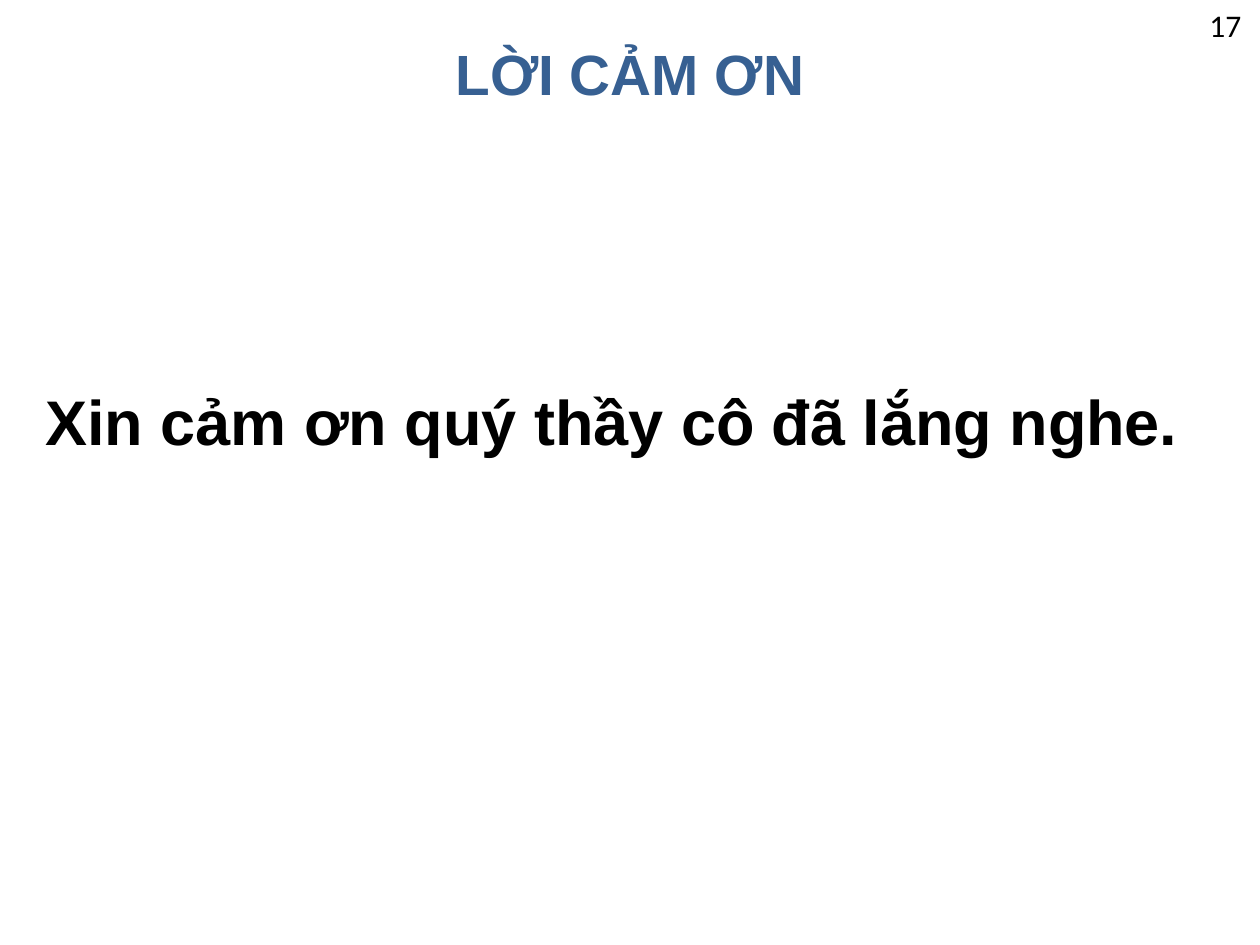
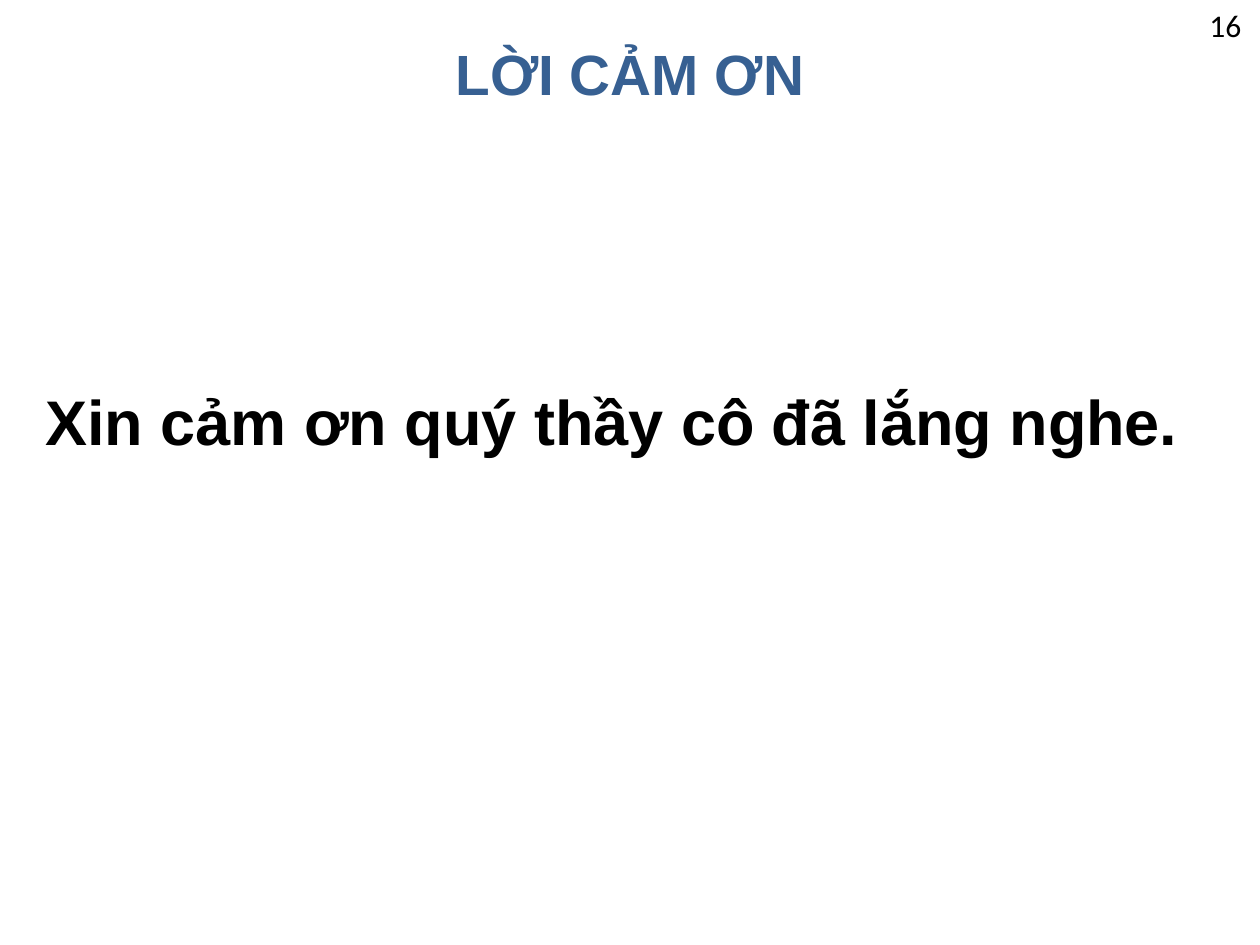
Before and after one commit to nguyentruongvu2/tn-nguyentruongvu-taohoclieu-rag, a slide deck: slide 16 of docs/PPT_RAG_Tao_tai_lieu_giang_day.pptx (slide 18 before the commit). Drawn at 1260x945 pixels with LibreOffice and Linux fonts; fonts in the diff are those of the drawing; background and template pictures are left out. Boxes give left, top, right and bottom in pixels: in the first picture for what was removed or moved away, otherwise in the second. Text is boxed around its words. In the diff, an @@ line names an element or a change of style, - is before the commit and + after.

```diff
--- a/docs/PPT_RAG_Tao_tai_lieu_giang_day.pptx
+++ b/docs/PPT_RAG_Tao_tai_lieu_giang_day.pptx
@@ text at (1209,15,1241,38): text changed @@
-17
+16
```
Also in this commit, not shown: 9 other slides changed, 2 slides added, 4 slides removed, 30 other files.
